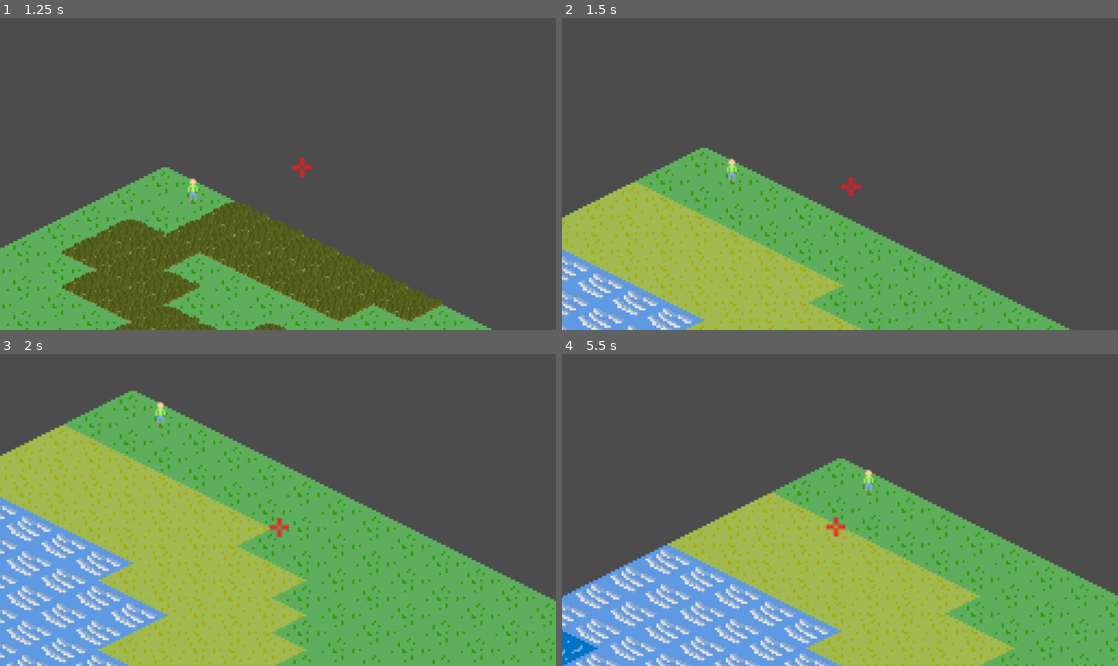
Above: before the commit, frames 1-4 (two rows, left to right).
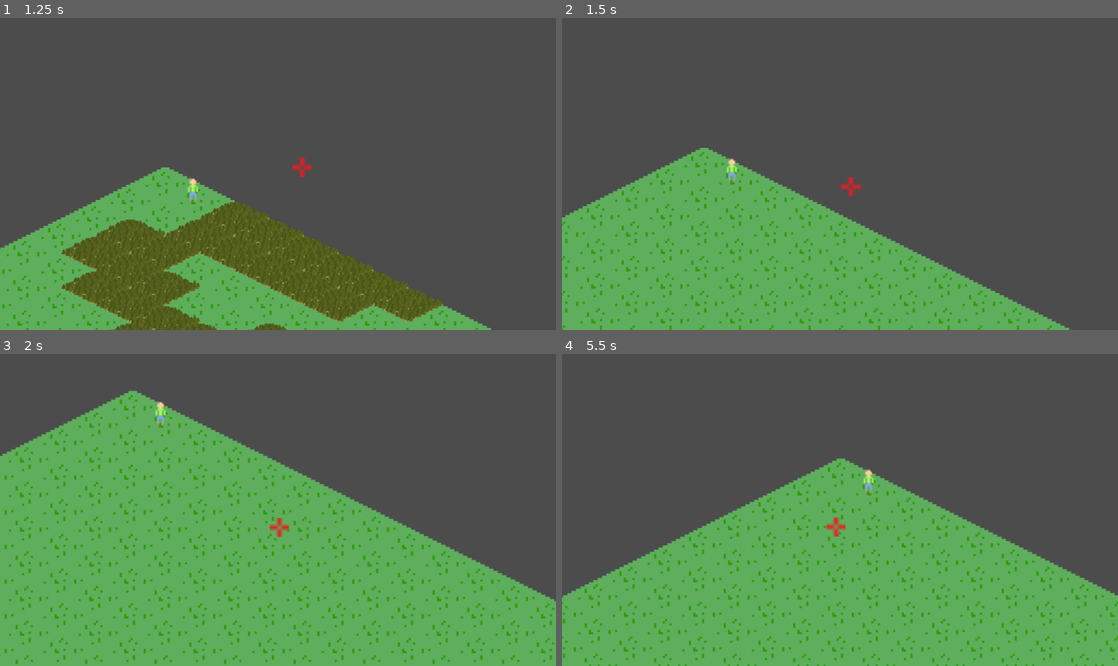
Above: after the commit, the same moments.

Repository: petervanderhook/IsometricTerrainGenerator
Game: Godot game, scene res://scenes/RootScene.tscn
Two runs of this game, one before a commit and one after it. Both use one fixed random seed, a clock stepped at 60 frames per second and the inputs below.
Inputs (mouse positions are in pixels of both pictures, inside the frame that each line leads up to):
- Up to frame 1 (1.25 s): tap Enter at 0.5 s; move the mouse to (400, 152) at 0.52 s; hold D (right) from 0.53 s (still down); click (400, 152) at 0.6 s
- Up to frame 2 (1.5 s): move the mouse to (728, 183) at 1.27 s; release D (right) at 1.28 s; hold S (down) from 1.28 s (still down); tap Space (space) at 1.35 s
- Up to frame 3 (2 s): keep holding S (down); click (166, 519) at 1.55 s
- Up to frame 4 (5.5 s): move the mouse to (895, 432) at 2.02 s; release S (down) at 2.03 s; hold D (right) 2.03-2.78 s; tap ` (tilda) at 2.1 s; click (895, 432) at 2.3 s; move the mouse to (812, 569) at 2.77 s; hold W (up) 2.78-3.53 s; tap Mouse wheel down (wheel_down) at 2.85 s; click (812, 569) at 3.05 s; move the mouse to (1006, 553) at 3.52 s; hold A (left) 3.53-5.03 s; tap Mouse wheel up (wheel_up) at 3.6 s; click (1006, 553) at 3.8 s; move the mouse to (673, 453) at 4.27 s; click (673, 453) at 4.35 s; move the mouse to (867, 503) at 5.02 s; hold S (down) from 5.03 s (still down); click (867, 503) at 5.1 s

Frame 1 is identical in both runs. In frame 2, 17% of the frame differs, in the area x 0-54%, y 52-100%; in frame 3, 32%, in the area x 0-56%, y 22-100%; in frame 4, 29%.

Commit message:
Added script for player, project inputs for left and right click

Diff:
--- /dev/null
+++ b/models/player/BasicUnit.gd
@@ -0,0 +1,20 @@
+extends KinematicBody2D
+var selected = false
+
+# Declare member variables here. Examples:
+# var a = 2
+# var b = "text"
+
+
+
+# Called when the node enters the scene tree for the first time.
+func _ready():
+	selected = true
+
+
+# Called every frame. 'delta' is the elapsed time since the previous frame.
+func _process(delta):
+	if Input.is_action_just_pressed("right_click"):
+		print(position)
+		var mouse_pos = get_global_mouse_position()
+		print(mouse_pos)
--- a/models/player/Player.tscn
+++ b/models/player/Player.tscn
@@ -1,10 +1,12 @@
-[gd_scene load_steps=3 format=2]
+[gd_scene load_steps=4 format=2]
 
 [ext_resource path="res://models/player/player.png" type="Texture" id=1]
+[ext_resource path="res://models/player/BasicUnit.gd" type="Script" id=2]
 
 [sub_resource type="CircleShape2D" id=1]
 
-[node name="Node2D" type="KinematicBody2D"]
+[node name="Unit" type="KinematicBody2D"]
+script = ExtResource( 2 )
 
 [node name="Player" type="Sprite" parent="."]
 position = Vector2( 0, -22 )
@@ -14,3 +16,5 @@
 [node name="CollisionShape2D" type="CollisionShape2D" parent="."]
 position = Vector2( 0, -4 )
 shape = SubResource( 1 )
+
+[node name="Navigation2D" type="Navigation2D" parent="."]
--- a/project.godot
+++ b/project.godot
@@ -61,6 +61,16 @@
 "events": [ Object(InputEventKey,"resource_local_to_scene":false,"resource_name":"","device":0,"alt":false,"shift":false,"control":false,"meta":false,"command":false,"pressed":false,"scancode":0,"physical_scancode":96,"unicode":0,"echo":false,"script":null)
  ]
 }
+right_click={
+"deadzone": 0.5,
+"events": [ Object(InputEventMouseButton,"resource_local_to_scene":false,"resource_name":"","device":0,"alt":false,"shift":false,"control":false,"meta":false,"command":false,"button_mask":0,"position":Vector2( 0, 0 ),"global_position":Vector2( 0, 0 ),"factor":1.0,"button_index":1,"pressed":false,"doubleclick":false,"script":null)
+ ]
+}
+left_click={
+"deadzone": 0.5,
+"events": [ Object(InputEventMouseButton,"resource_local_to_scene":false,"resource_name":"","device":0,"alt":false,"shift":false,"control":false,"meta":false,"command":false,"button_mask":0,"position":Vector2( 0, 0 ),"global_position":Vector2( 0, 0 ),"factor":1.0,"button_index":2,"pressed":false,"doubleclick":false,"script":null)
+ ]
+}
 
 [physics]
 
--- a/scenes/RootScene.tscn
+++ b/scenes/RootScene.tscn
@@ -59,7 +59,7 @@
 mode = 1
 tile_set = ExtResource( 1 )
 cell_size = Vector2( 128, 64 )
-cell_tile_origin = 2
+cell_tile_origin = 1
 format = 1
 script = ExtResource( 2 )
 
--- a/scripts/TileMapManager.gd
+++ b/scripts/TileMapManager.gd
@@ -189,13 +189,13 @@
 	var valid_rock_tile
 	var valid_fish_tile
 	var valid_field_tile
-	if value < -0.15:
+	if value < -0.55:
 		tile_num = 1
-		if value < -0.3:
+		if value < -0.6:
 			tile_num = 0
 	else:
 		tile_num = 2
-		if value > -0.05:
+		if value > -0.5:
 			valid_rock_tile = true
 			valid_field_tile = true
 			valid_tree_tile = true
--- a/tiles/resources/world-tiles.tres
+++ b/tiles/resources/world-tiles.tres
@@ -8,6 +8,27 @@
 [ext_resource path="res://tiles/tall-grass-tile/plane.png" type="Texture" id=6]
 [ext_resource path="res://tiles/ocean-tile/plane.png" type="Texture" id=7]
 [ext_resource path="res://tiles/rock-tile/plane.png" type="Texture" id=8]
+
+[sub_resource type="ConvexPolygonShape2D" id=1]
+points = PoolVector2Array( 128, 32, 64, 64, 0, 32, 64, 0, 64, 0 )
+
+[sub_resource type="ConvexPolygonShape2D" id=2]
+points = PoolVector2Array( 128, 32, 64, 64, 0, 32, 64, 0, 64, 0 )
+
+[sub_resource type="ConvexPolygonShape2D" id=3]
+points = PoolVector2Array( 128, 32, 64, 64, 0, 32, 64, 0, 64, 0 )
+
+[sub_resource type="ConvexPolygonShape2D" id=4]
+points = PoolVector2Array( 128, 32, 64, 64, 0, 32, 64, 0, 64, 0 )
+
+[sub_resource type="ConvexPolygonShape2D" id=5]
+points = PoolVector2Array( 64, 0, 128, 32, 64, 64, 0, 32, 64, 0, 64, 0 )
+
+[sub_resource type="ConvexPolygonShape2D" id=6]
+points = PoolVector2Array( 64, 0, 128, 32, 64, 64, 0, 32, 64, 0, 64, 0 )
+
+[sub_resource type="ConvexPolygonShape2D" id=7]
+points = PoolVector2Array( 128, 32, 64, 64, 0, 32, 64, 0, 64, 0 )
 
 [resource]
 0/name = "Ocean"
@@ -20,9 +41,16 @@
 0/navigation_offset = Vector2( 64, 64 )
 0/shape_offset = Vector2( 0, 0 )
 0/shape_transform = Transform2D( 1, 0, 0, 1, 0, 0 )
+0/shape = SubResource( 1 )
 0/shape_one_way = false
-0/shape_one_way_margin = 0.0
-0/shapes = [  ]
+0/shape_one_way_margin = 1.0
+0/shapes = [ {
+"autotile_coord": Vector2( 0, 0 ),
+"one_way": false,
+"one_way_margin": 1.0,
+"shape": SubResource( 1 ),
+"shape_transform": Transform2D( 1, 0, 0, 1, 0, 0 )
+} ]
 0/z_index = 0
 1/name = "Coast"
 1/texture = ExtResource( 1 )
@@ -34,9 +62,16 @@
 1/navigation_offset = Vector2( 64, 64 )
 1/shape_offset = Vector2( 0, 0 )
 1/shape_transform = Transform2D( 1, 0, 0, 1, 0, 0 )
+1/shape = SubResource( 2 )
 1/shape_one_way = false
-1/shape_one_way_margin = 0.0
-1/shapes = [  ]
+1/shape_one_way_margin = 1.0
+1/shapes = [ {
+"autotile_coord": Vector2( 0, 0 ),
+"one_way": false,
+"one_way_margin": 1.0,
+"shape": SubResource( 2 ),
+"shape_transform": Transform2D( 1, 0, 0, 1, 0, 0 )
+} ]
 1/z_index = 0
 2/name = "Sand"
 2/texture = ExtResource( 3 )
@@ -48,9 +83,16 @@
 2/navigation_offset = Vector2( 64, 64 )
 2/shape_offset = Vector2( 0, 0 )
 2/shape_transform = Transform2D( 1, 0, 0, 1, 0, 0 )
+2/shape = SubResource( 3 )
 2/shape_one_way = false
-2/shape_one_way_margin = 0.0
-2/shapes = [  ]
+2/shape_one_way_margin = 1.0
+2/shapes = [ {
+"autotile_coord": Vector2( 0, 0 ),
+"one_way": false,
+"one_way_margin": 1.0,
+"shape": SubResource( 3 ),
+"shape_transform": Transform2D( 1, 0, 0, 1, 0, 0 )
+} ]
 2/z_index = 0
 3/name = "Field"
 3/texture = ExtResource( 4 )
@@ -62,9 +104,16 @@
 3/navigation_offset = Vector2( 64, 64 )
 3/shape_offset = Vector2( 0, 0 )
 3/shape_transform = Transform2D( 1, 0, 0, 1, 0, 0 )
+3/shape = SubResource( 4 )
 3/shape_one_way = false
-3/shape_one_way_margin = 0.0
-3/shapes = [  ]
+3/shape_one_way_margin = 1.0
+3/shapes = [ {
+"autotile_coord": Vector2( 0, 0 ),
+"one_way": false,
+"one_way_margin": 1.0,
+"shape": SubResource( 4 ),
+"shape_transform": Transform2D( 1, 0, 0, 1, 0, 0 )
+} ]
 3/z_index = 0
 4/name = "Grass"
 4/texture = ExtResource( 6 )
@@ -76,9 +125,16 @@
 4/navigation_offset = Vector2( 64, 64 )
 4/shape_offset = Vector2( 0, 0 )
 4/shape_transform = Transform2D( 1, 0, 0, 1, 0, 0 )
+4/shape = SubResource( 5 )
 4/shape_one_way = false
-4/shape_one_way_margin = 0.0
-4/shapes = [  ]
+4/shape_one_way_margin = 1.0
+4/shapes = [ {
+"autotile_coord": Vector2( 0, 0 ),
+"one_way": false,
+"one_way_margin": 1.0,
+"shape": SubResource( 5 ),
+"shape_transform": Transform2D( 1, 0, 0, 1, 0, 0 )
+} ]
 4/z_index = 0
 5/name = "Rock"
 5/texture = ExtResource( 8 )
@@ -90,9 +146,16 @@
 5/navigation_offset = Vector2( 64, 64 )
 5/shape_offset = Vector2( 0, 0 )
 5/shape_transform = Transform2D( 1, 0, 0, 1, 0, 0 )
+5/shape = SubResource( 6 )
 5/shape_one_way = false
-5/shape_one_way_margin = 0.0
-5/shapes = [  ]
+5/shape_one_way_margin = 1.0
+5/shapes = [ {
+"autotile_coord": Vector2( 0, 0 ),
+"one_way": false,
+"one_way_margin": 1.0,
+"shape": SubResource( 6 ),
+"shape_transform": Transform2D( 1, 0, 0, 1, 0, 0 )
+} ]
 5/z_index = 0
 6/name = "Forest"
 6/texture = ExtResource( 2 )
@@ -104,9 +167,16 @@
 6/navigation_offset = Vector2( 64, 64 )
 6/shape_offset = Vector2( 0, 0 )
 6/shape_transform = Transform2D( 1, 0, 0, 1, 0, 0 )
+6/shape = SubResource( 7 )
 6/shape_one_way = false
-6/shape_one_way_margin = 0.0
-6/shapes = [  ]
+6/shape_one_way_margin = 1.0
+6/shapes = [ {
+"autotile_coord": Vector2( 0, 0 ),
+"one_way": false,
+"one_way_margin": 1.0,
+"shape": SubResource( 7 ),
+"shape_transform": Transform2D( 1, 0, 0, 1, 0, 0 )
+} ]
 6/z_index = 0
 7/name = "Mountain"
 7/texture = ExtResource( 5 )
Not shown: 1 places in tiles/resources/world-tiles.tres that only renumber resources
